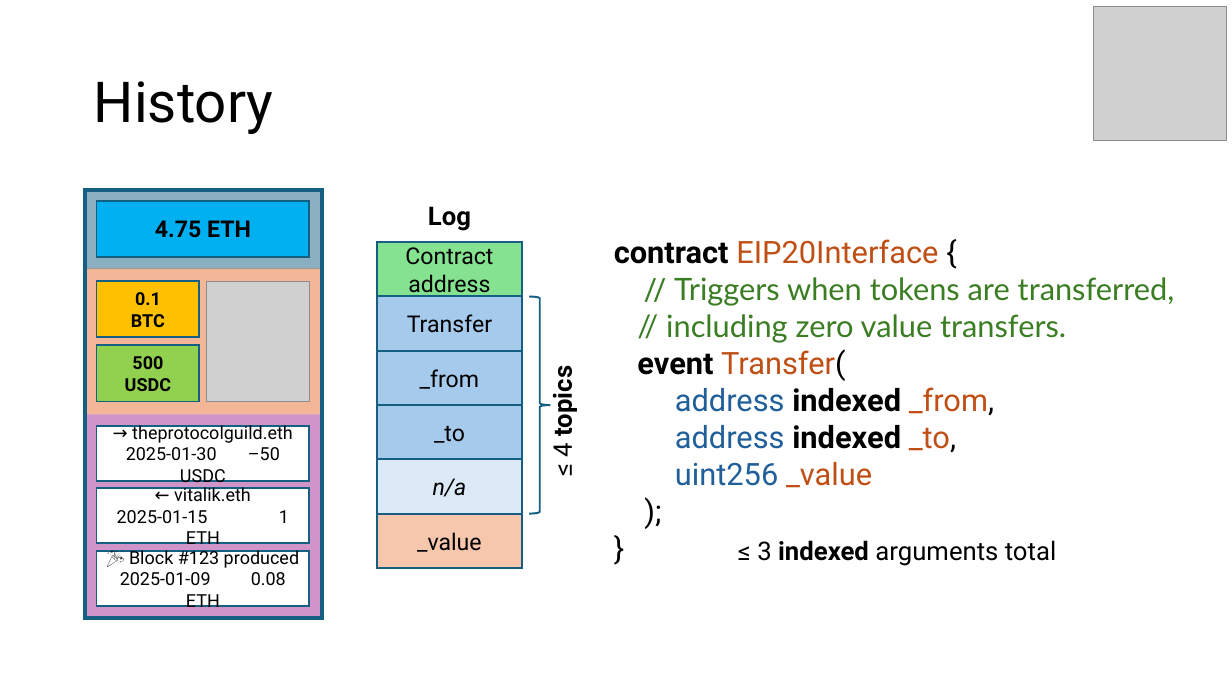
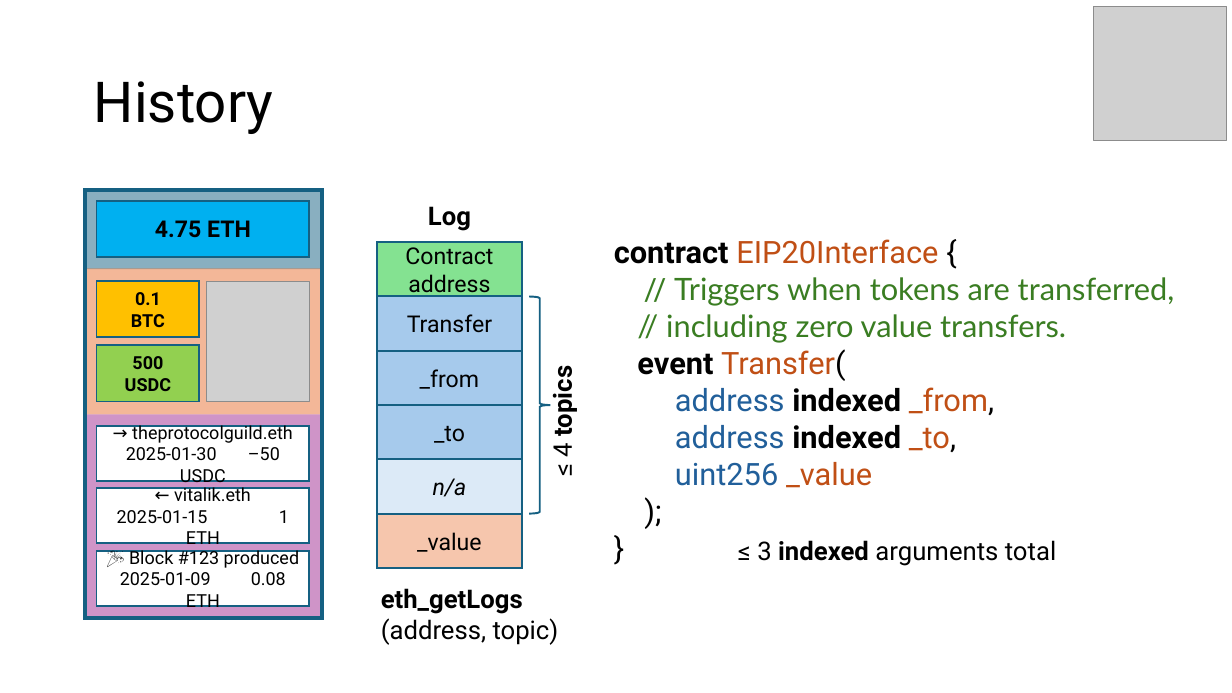
Before and after one commit to etan-status/purified-web3, a slide deck: slide 41 of Slides/2025-EthereumZuri.ch.pptx (slide 42 before the commit). Drawn at 1232x693 pixels with LibreOffice and Linux fonts; fonts in the diff are those of the drawing; grey boxes stand for pictures. Boxes give left, top, right and bottom in pixels: in the first picture for what was removed or moved away, otherwise in the second. Text is boxed around its words. In the diff, an @@ line names an element or a change of style, - is before the commit and + after.

```diff
--- a/Slides/2025-EthereumZuri.ch.pptx
+++ b/Slides/2025-EthereumZuri.ch.pptx
@@ text added at <box>381,588,559,645</box>, 20 pt, text #000000 @@
+eth_getLogs
+(address, topic)
```
Also in this commit, not shown: 17 other slides changed, 2 slides added, 1 slide removed, 1 other file.
